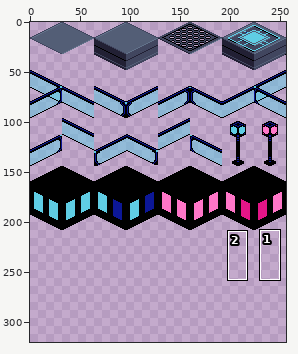
Two versions of one sprite sheet, Assets/Sprites/Object/level-1-tiles.png. Above, an overview of the earlier version with the close-up marked.
Close-up. Before the commit:
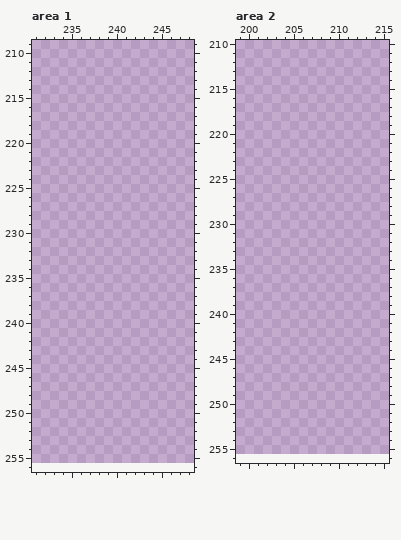
The file is 256x256 pixels. Shown: area 1: x 231..248, y 209..256; area 2: x 199..215, y 210..256. The old version is drawn lined up with the new one, on the new canvas. The commit also changed other parts of the picture, which this record leaves out.
Palette (. is transparent): 
Once edited:
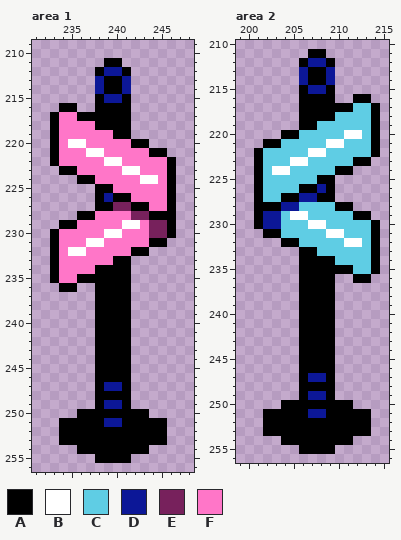
Colours new in this view: A #000000  B #ffffff  C #5fcde4  D #0c1797  E #77215c  F #ff76c8
Difference:
canvas 256x256 -> 256x320
Changed rows in their new state; - is an unchanged pixel.
Area 1:
first column x 233:
211 ------AA------
212 -----ADDA-----
213 -----DAAD-----
214 -----DAAD-----
215 -----ADDA-----
216 -AA--AAAA-----
217 AFFAAAAAA-----
218 AFFFFAAAA-----
219 AFFFFFFAA-----
220 AFBBFFFFFAA---
221 AFFFBBFFFFFAA-
222 AFFFFFBBFFFFFA
223 -AAFFFFFBBFFFA
224 ---AAFFFFFBBFA
225 -----AAFFFFFFA
226 -----ADAAFFFFA
227 -----AAEEAAFFA
228 ---AAFFFFEEAAA
229 -AAFFFFFBBFEEA
230 AFFFFFBBFFFEEA
231 AFFFBBFFFFFAA-
232 AFBBFFFFFAA---
233 AFFFFFFAA-----
234 AFFFFAAAA-----
235 AFFAAAAAA-----
236 -AA--AAAA-----
237 -----AAAA-----
238 -----AAAA-----
239 -----AAAA-----
240 -----AAAA-----
241 -----AAAA-----
242 -----AAAA-----
243 -----AAAA-----
244 -----AAAA-----
245 -----AAAA-----
246 -----AAAA-----
247 -----ADDA-----
248 -----AAAA-----
249 -----ADDA-----
250 ---AAAAAAAA---
251 -AAAAADDAAAAA-
252 -AAAAAAAAAAAA-
253 -AAAAAAAAAAAA-
254 ---AAAAAAAA---
255 -----AAAA-----
Area 2:
first column x 201:
211 ------AA------
212 -----ADDA-----
213 -----DAAD-----
214 -----DAAD-----
215 -----ADDA-----
216 -----AAAA--AA-
217 -----AAAAAACCA
218 -----AAAACCCCA
219 -----AACCCCCCA
220 ---AACCCCCBBCA
221 -AACCCCCBBCCCA
222 ACCCCCBBCCCCCA
223 ACCCBBCCCCCAA-
224 ACBBCCCCCAA---
225 ACCCCCCAA-----
226 ACCCCAADA-----
227 ACCAADDAA-----
228 AAADDCCCCAA---
229 ADDCBBCCCCCAA-
230 ADDCCCBBCCCCCA
231 -AACCCCCBBCCCA
232 ---AACCCCCBBCA
233 -----AACCCCCCA
234 -----AAAACCCCA
235 -----AAAAAACCA
236 -----AAAA--AA-
237 -----AAAA-----
238 -----AAAA-----
239 -----AAAA-----
240 -----AAAA-----
241 -----AAAA-----
242 -----AAAA-----
243 -----AAAA-----
244 -----AAAA-----
245 -----AAAA-----
246 -----AAAA-----
247 -----ADDA-----
248 -----AAAA-----
249 -----ADDA-----
250 ---AAAAAAAA---
251 -AAAAADDAAAAA-
252 -AAAAAAAAAAAA-
253 -AAAAAAAAAAAA-
254 ---AAAAAAAA---
255 -----AAAA-----
